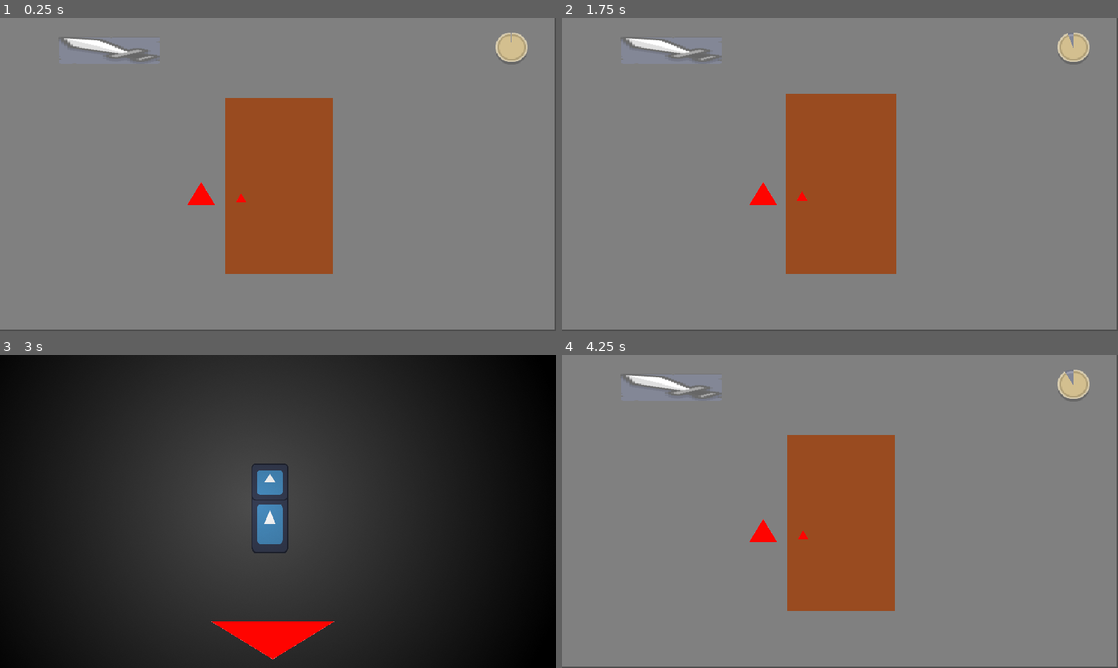
Above: before the commit, frames 1-4 (two rows, left to right).
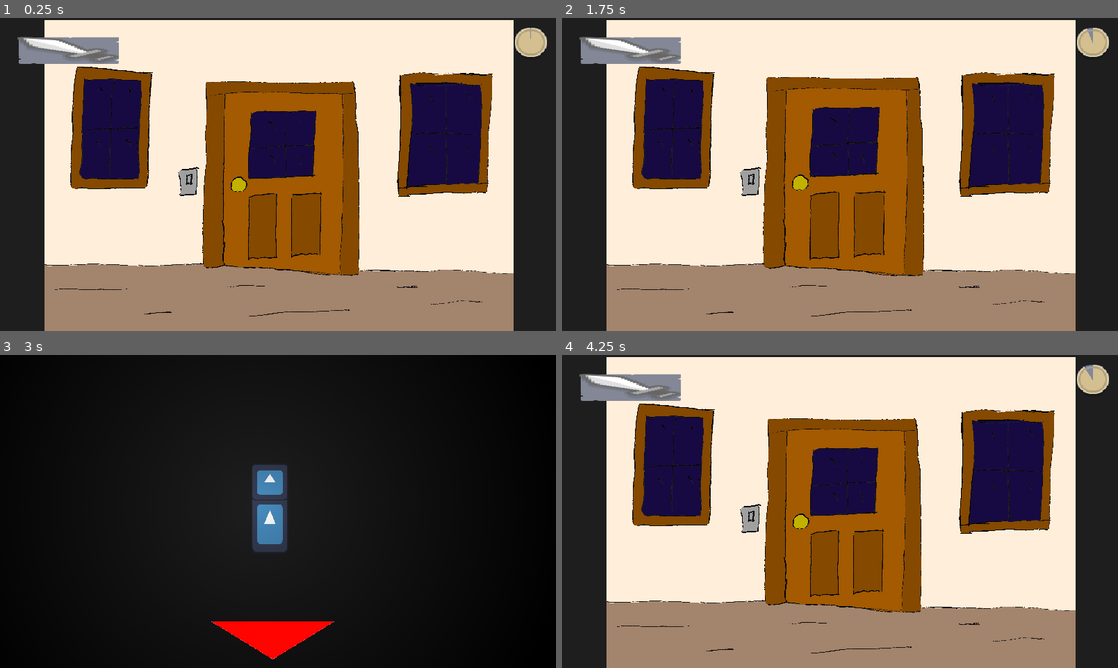
Above: after the commit, the same moments.

Repository: jaakop/TrickOrTrap
Game: Godot game, scene res://scenes/main_scene/main_scene.tscn
Same seed, same stepped clock (60 frames per second), same inputs: the game is played once before the commit and once after it. The engine's default icon, where the game draws it, is replaced by a stand-in: a white triangle on a blue panel in a dark square.
Inputs (mouse positions are in pixels of both pictures, inside the frame that each line leads up to; where the layout moved, square brackets give the same spot in the first picture):
- Up to frame 1 (0.25 s): no input
- Up to frame 2 (1.75 s): click (845, 146) [840, 187] at 0.5 s; click (801, 183) [801, 196] at 1.25 s
- Up to frame 3 (3 s): click (283, 483) [278, 524] at 2 s; tap Enter at 2.75 s
- Up to frame 4 (4.25 s): click (834, 642) at 3.5 s

The runs differ from the first frame. In frame 1, 99% of the frame differs, in the area x 0-100%, y 0-100%; in frame 2, 99%; in frame 3, 39%; in frame 4, 99%.

Commit message:
Added main scene art

Diff:
--- a/project.godot
+++ b/project.godot
@@ -29,3 +29,4 @@
 [rendering]
 
 textures/canvas_textures/default_texture_filter=0
+environment/defaults/default_clear_color=Color(0.117647, 0.117647, 0.117647, 1)
--- a/scenes/main_menu/main_menu.tscn
+++ b/scenes/main_menu/main_menu.tscn
@@ -8,6 +8,7 @@
 anchors_preset = 0
 theme = ExtResource("1_wfi1s")
 script = ExtResource("2_um17i")
+mainScene = "res://scenes/main_scene/main_scene.tscn"
 
 [node name="Button" type="Button" parent="."]
 layout_mode = 0
--- a/scenes/main_scene/main_scene.tscn
+++ b/scenes/main_scene/main_scene.tscn
@@ -1,12 +1,14 @@
-[gd_scene load_steps=12 format=3 uid="uid://dspfgwwtorllt"]
+[gd_scene load_steps=14 format=3 uid="uid://dspfgwwtorllt"]
 
 [ext_resource type="Script" path="res://scenes/main_scene/main_scene.gd" id="1_7c8mb"]
-[ext_resource type="Texture2D" uid="uid://dgsmsn7nyn1j0" path="res://square.png" id="2_okn60"]
-[ext_resource type="Texture2D" uid="uid://b40pi3e0c8mch" path="res://Door.png" id="3_axe38"]
+[ext_resource type="Texture2D" uid="uid://do2tijw2qr7sp" path="res://assets/sprites/Background.png" id="2_6pmx7"]
+[ext_resource type="Texture2D" uid="uid://c3i5h4okypbow" path="res://assets/sprites/door.png" id="3_i7hoi"]
 [ext_resource type="Script" path="res://scenes/main_scene/door.gd" id="4_grahw"]
-[ext_resource type="Texture2D" uid="uid://eufldexus7oa" path="res://arrow.png" id="4_ym5qv"]
+[ext_resource type="Texture2D" uid="uid://7gk4gtva75tp" path="res://assets/sprites/doorwindoe.png" id="5_t3e7k"]
+[ext_resource type="Texture2D" uid="uid://co31ciba3jwgm" path="res://assets/sprites/doorknob.png" id="6_cggrj"]
 [ext_resource type="Texture2D" uid="uid://10v8r01qpi8m" path="res://shadow.png" id="6_ppvin"]
 [ext_resource type="Texture2D" uid="uid://d00ciprv1dont" path="res://assets/ui/buttonRound_blue.png" id="7_6tgl0"]
+[ext_resource type="Texture2D" uid="uid://vor7uqanjol4" path="res://assets/sprites/LightSwitch.png" id="7_027qm"]
 [ext_resource type="Texture2D" uid="uid://csi5ksowwt6t7" path="res://assets/ui/buttonRound_beige.png" id="7_vp1an"]
 [ext_resource type="Script" path="res://scenes/main_scene/DayTimer.gd" id="9_bukiq"]
 [ext_resource type="Texture2D" uid="uid://b6tpniwpqrx6j" path="res://assets/ui/panelInset_blue.png" id="10_svlxc"]
@@ -29,43 +31,51 @@
 
 [node name="Background2" type="TextureRect" parent="."]
 layout_mode = 0
-offset_left = 1.0
-offset_right = 1915.0
-offset_bottom = 1075.0
-texture = ExtResource("2_okn60")
+offset_left = 154.0
+offset_top = 8.0
+offset_right = 1773.0
+offset_bottom = 1079.0
+texture = ExtResource("2_6pmx7")
+expand_mode = 1
 
 [node name="Door" type="TextureRect" parent="."]
 layout_mode = 0
-offset_left = 778.0
-offset_top = 277.0
-offset_right = 1150.0
-offset_bottom = 883.0
+offset_left = 699.0
+offset_top = 218.0
+offset_right = 1242.0
+offset_bottom = 890.0
 pivot_offset = Vector2(186, 606)
-texture = ExtResource("3_axe38")
+texture = ExtResource("3_i7hoi")
+expand_mode = 1
 script = ExtResource("4_grahw")
 
 [node name="TextureButton" type="TextureButton" parent="Door"]
 layout_mode = 0
-offset_right = 371.0
-offset_bottom = 607.0
+offset_left = 157.0
+offset_top = 101.0
+offset_right = 394.0
+offset_bottom = 338.0
+texture_normal = ExtResource("5_t3e7k")
+ignore_texture_size = true
+stretch_mode = 0
 
 [node name="Handle" type="TextureButton" parent="Door"]
 layout_mode = 0
-offset_left = 35.0
-offset_top = 321.0
-offset_right = 75.0
-offset_bottom = 361.0
-texture_normal = ExtResource("4_ym5qv")
+offset_left = 97.0
+offset_top = 328.0
+offset_right = 153.0
+offset_bottom = 384.0
+texture_normal = ExtResource("6_cggrj")
 ignore_texture_size = true
 stretch_mode = 0
 
 [node name="LightSwitch" type="TextureButton" parent="."]
 layout_mode = 0
-offset_left = 643.0
-offset_top = 549.0
-offset_right = 748.0
-offset_bottom = 650.0
-texture_normal = ExtResource("4_ym5qv")
+offset_left = 614.0
+offset_top = 516.0
+offset_right = 688.0
+offset_bottom = 614.0
+texture_normal = ExtResource("7_027qm")
 ignore_texture_size = true
 stretch_mode = 0
 
@@ -81,10 +91,10 @@
 
 [node name="DayTimer" type="TextureProgressBar" parent="."]
 layout_mode = 0
-offset_left = 1711.0
-offset_top = 50.0
-offset_right = 1822.0
-offset_bottom = 161.0
+offset_left = 1778.0
+offset_top = 33.0
+offset_right = 1889.0
+offset_bottom = 144.0
 fill_mode = 4
 nine_patch_stretch = true
 texture_under = ExtResource("7_6tgl0")
@@ -94,9 +104,9 @@
 
 [node name="HealthBar" type="TextureProgressBar" parent="."]
 layout_mode = 0
-offset_left = 201.0
+offset_left = 60.0
 offset_top = 64.0
-offset_right = 552.0
+offset_right = 411.0
 offset_bottom = 158.0
 max_value = 3.0
 value = 3.0
Binary file added: assets/sprites/Background.png
Not shown, added: assets/sprites/Background.png.import
Binary file added: assets/sprites/LightSwitch.png
Not shown, added: assets/sprites/LightSwitch.png.import
Binary file added: assets/sprites/door.png
Not shown, added: assets/sprites/door.png.import
Binary file added: assets/sprites/doorknob.png
Not shown, added: assets/sprites/doorknob.png.import
Binary file added: assets/sprites/doorwindoe.png
Not shown, added: assets/sprites/doorwindoe.png.import
